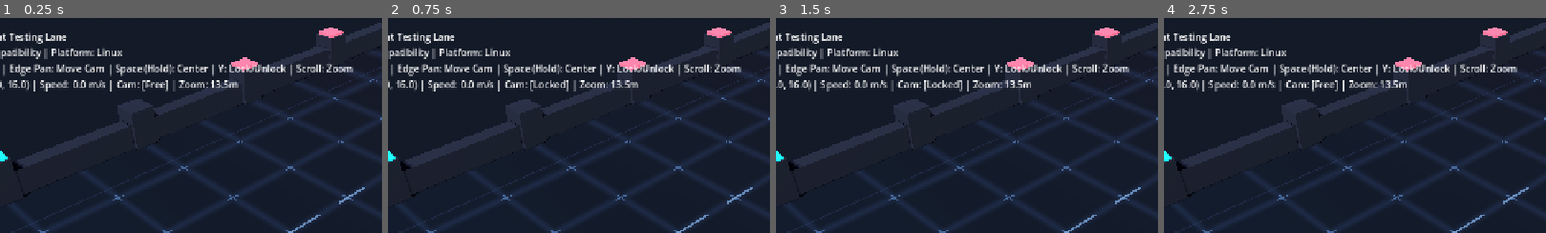
Above: before the commit, frames 1-4 (left to right).
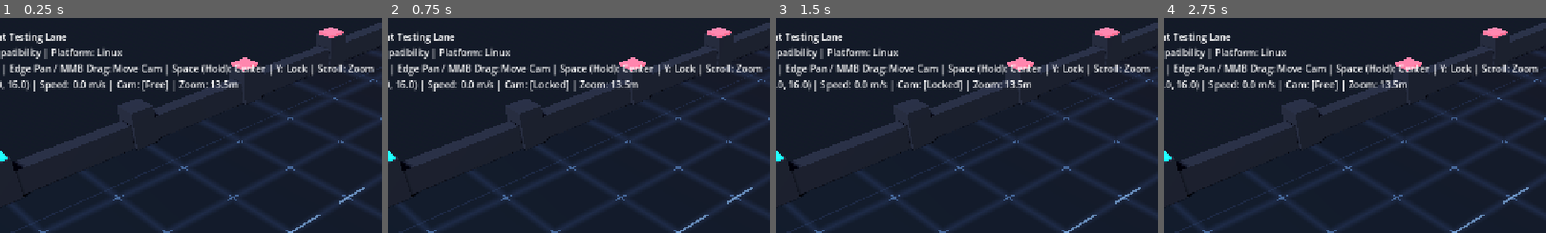
Above: after the commit, the same moments.

Repository: victorwilliames/game-x1
Game: Godot game, scene res://scenes/main.tscn
Two runs of this game, one before a commit and one after it. Both use one fixed random seed, a clock stepped at 60 frames per second and the inputs below.
Inputs (mouse positions are % of the whole screen's width and height, from its top left):
- Up to frame 1 (0.25 s): no input
- Up to frame 2 (0.75 s): tap Enter at 0.5 s; move the mouse to (72, 45) at 0.52 s; tap Y at 0.6 s; click (72, 45) at 0.67 s
- Up to frame 3 (1.5 s): tap Space at 0.77, 0.8, 1.07 s; drag from (30, 55) to (45, 70) at 1.27 s
- Up to frame 4 (2.75 s): tap Space at 2, 2.3 s; move the mouse to (60, 28) at 2.02 s; tap Y at 2.1 s; click (60, 28) at 2.17 s
The pictures show only the part of the screen within x 12-62%, y 0-50%; the shares and areas given below are measured in that part.

The runs differ from the first frame. In frame 1, 2.3% of the frame differs, in the area x 13-98%, y 21-28%; in frame 2, 2.3%; in frame 3, 2.3%; in frame 4, 2.3%.

Commit message:
feat: enhance windowed browser UX with responsive edge scroll, MMB drag pan, and page scroll prevention

Diff:
--- a/scenes/main.gd
+++ b/scenes/main.gd
@@ -35,17 +35,49 @@
 	if not is_headless:
 		var renderer_name = ProjectSettings.get_setting("rendering/renderer/rendering_method", "unknown")
 		info_label.text = "game-x1 | Combat Testing Lane\nRenderer: %s | Platform: %s" % [renderer_name, OS.get_name()]
-		help_label.text = "Right Click: Move | Edge Pan: Move Cam | Space (Hold): Center | Y: Lock/Unlock | Scroll: Zoom"
+		help_label.text = "Right Click: Move | Edge Pan / MMB Drag: Move Cam | Space (Hold): Center | Y: Lock | Scroll: Zoom"
 		if target_marker:
 			target_marker.visible = false
 
+		# Web-specific integration for windowed browser play (prevents space & wheel from scrolling webpage)
+		if OS.has_feature("web"):
+			_install_web_scroll_preventer()
+
 	print("[game-x1] Main scene ready. Platform: %s, Headless: %s" % [OS.get_name(), str(is_headless)])
+
+func _install_web_scroll_preventer() -> void:
+	if not OS.has_feature("web"):
+		return
+	var js_code = """
+	(function() {
+		if (window._godot_web_scroll_guard) return;
+		window._godot_web_scroll_guard = true;
+		function isCanvasTarget(e) {
+			var canvas = document.getElementById('canvas');
+			return canvas && (e.target === canvas || canvas.contains(e.target));
+		}
+		window.addEventListener('keydown', function(e) {
+			if (e.code === 'Space' || e.keyCode === 32) {
+				var canvas = document.getElementById('canvas');
+				if (document.activeElement === canvas || document.activeElement === document.body || isCanvasTarget(e)) {
+					e.preventDefault();
+				}
+			}
+		}, { passive: false });
+		window.addEventListener('wheel', function(e) {
+			if (isCanvasTarget(e)) {
+				e.preventDefault();
+			}
+		}, { passive: false });
+	})();
+	"""
+	JavaScriptBridge.eval(js_code)
 
 func _unhandled_input(event: InputEvent) -> void:
 	if is_headless or not hero:
 		return
 
-	# 1. Camera controller handles Space, Y and Scroll Wheel
+	# 1. Camera controller handles Space, Y, MMB Drag and Scroll Wheel
 	if camera_controller and camera_controller.handle_input(event):
 		return
 
@@ -65,7 +97,7 @@
 		return
 	var active_cam = camera_controller.camera
 
-	# Physics raycast against actual arena ground collider
+	# Physics raycast against actual arena ground collider (Issue #2 fix)
 	var space_state = get_world_3d().direct_space_state
 	var ray_origin = active_cam.project_ray_origin(screen_pos)
 	var ray_dir = active_cam.project_ray_normal(screen_pos)
--- a/scenes/moba_camera.gd
+++ b/scenes/moba_camera.gd
@@ -9,7 +9,7 @@
 @export var target: Node3D
 @export var current_mode: Mode = Mode.FREE
 
-# Framing parameters
+# Framing parameters (League of Legends style isometric angle)
 @export var camera_pitch_deg: float = 38.0
 @export var camera_yaw_deg: float = 45.0
 @export var camera_fov: float = 40.0
@@ -21,10 +21,17 @@
 @export var zoom_step: float = 1.5
 @export var zoom_lerp_speed: float = 10.0
 
-# Edge panning settings
+# Edge panning settings (responsive for windowed browser mode)
 @export var edge_scroll_enabled: bool = true
-@export var edge_margin_px: float = 24.0
-@export var pan_speed: float = 18.0
+@export var edge_margin_ratio_x: float = 0.05 # 5% of viewport width
+@export var edge_margin_ratio_y: float = 0.07 # 7% of viewport height (more generous vertically)
+@export var edge_margin_min_px: float = 36.0
+@export var edge_margin_max_px: float = 80.0
+@export var pan_speed: float = 20.0
+
+# Middle Mouse Button Drag (alternative MOBA camera navigation)
+@export var mmb_drag_enabled: bool = true
+@export var mmb_drag_sensitivity: float = 1.0
 
 # Smooth follow speed
 @export var follow_speed: float = 7.0
@@ -40,6 +47,7 @@
 var current_distance: float = 13.5
 var target_distance: float = 13.5
 var is_space_held: bool = false
+var is_mmb_dragging: bool = false
 var is_headless: bool = false
 
 # Normalized direction from pivot to camera
@@ -97,7 +105,7 @@
 func handle_input(event: InputEvent) -> bool:
 	var handled = false
 
-	# Key inputs: Space (Hold to follow) and Y (Toggle Lock)
+	# 1. Key inputs: Space (Hold to follow) and Y (Toggle Lock)
 	if event is InputEventKey and not event.echo:
 		if event.keycode == KEY_SPACE:
 			is_space_held = event.pressed
@@ -107,14 +115,27 @@
 			toggle_lock()
 			handled = true
 
-	# Mouse wheel for smooth zoom
-	elif event is InputEventMouseButton and event.pressed:
-		if event.button_index == MOUSE_BUTTON_WHEEL_UP:
-			zoom_in()
+	# 2. Mouse buttons: MMB drag & Scroll zoom
+	elif event is InputEventMouseButton:
+		if event.button_index == MOUSE_BUTTON_MIDDLE:
+			is_mmb_dragging = event.pressed
+			emit_signal("camera_mode_changed", current_mode, get_mode_name())
 			handled = true
-		elif event.button_index == MOUSE_BUTTON_WHEEL_DOWN:
-			zoom_out()
-			handled = true
+		elif event.pressed:
+			if event.button_index == MOUSE_BUTTON_WHEEL_UP:
+				zoom_in()
+				handled = true
+			elif event.button_index == MOUSE_BUTTON_WHEEL_DOWN:
+				zoom_out()
+				handled = true
+
+	# 3. Mouse motion for MMB drag pan (alternative MOBA navigation without pointer lock)
+	elif event is InputEventMouseMotion and is_mmb_dragging and mmb_drag_enabled:
+		var drag_scale = (current_distance / 600.0) * mmb_drag_sensitivity
+		var drag_world = (-cam_screen_right * event.relative.x + cam_screen_fwd * event.relative.y) * drag_scale
+		global_position += drag_world
+		_clamp_pivot_position()
+		handled = true
 
 	return handled
 
@@ -140,6 +161,8 @@
 	return is_space_held or current_mode == Mode.LOCKED
 
 func get_mode_name() -> String:
+	if is_mmb_dragging:
+		return "Panning (MMB)"
 	if is_space_held:
 		return "Free (Space Centering)" if current_mode == Mode.FREE else "Locked"
 	return "Locked" if current_mode == Mode.LOCKED else "Free"
@@ -164,21 +187,27 @@
 		emit_signal("zoom_changed", current_distance)
 
 func _update_position(delta: float) -> void:
-	# Priority 1: Follow target if locked or Space is held
+	# Priority 1: MMB Drag has manual control
+	if is_mmb_dragging:
+		return
+
+	# Priority 2: Follow target if locked or Space is held
 	if is_following_hero() and target:
 		var target_pos = target.global_position
 		target_pos.y = 0.0
-		# Faster snap if space is freshly pressed, smooth otherwise
 		var speed = follow_speed * (1.5 if is_space_held else 1.0)
 		global_position = global_position.lerp(target_pos, delta * speed)
 		_clamp_pivot_position()
 		return
 
-	# Priority 2: Edge pan in Free mode
+	# Priority 3: Edge pan in Free mode
 	if current_mode == Mode.FREE and edge_scroll_enabled:
 		_process_edge_pan(delta)
 
 func _process_edge_pan(delta: float) -> void:
+	if is_headless:
+		return
+
 	var vp = get_viewport()
 	if not vp:
 		return
@@ -186,25 +215,30 @@
 	var vp_rect = vp.get_visible_rect()
 	var mouse_pos = vp.get_mouse_position()
 
-	# Safety check: cursor must be inside game window / canvas
+	# Safety check: cursor must be inside the game window / canvas
 	if not vp_rect.has_point(mouse_pos):
 		return
 
-	var pan_dir = Vector2.ZERO
-	if mouse_pos.x <= edge_margin_px:
-		pan_dir.x -= 1.0
-	elif mouse_pos.x >= vp_rect.size.x - edge_margin_px:
-		pan_dir.x += 1.0
-
-	if mouse_pos.y <= edge_margin_px:
-		pan_dir.y += 1.0 # Screen up
-	elif mouse_pos.y >= vp_rect.size.y - edge_margin_px:
-		pan_dir.y -= 1.0 # Screen down
-
-	if pan_dir != Vector2.ZERO:
-		pan_dir = pan_dir.normalized()
-		var move_vector = (cam_screen_right * pan_dir.x) + (cam_screen_fwd * pan_dir.y)
-		global_position += move_vector * pan_speed * delta
+	# Responsive margins tailored for browser windowed mode (prevents cursor from exiting canvas)
+	var margin_x = clamp(vp_rect.size.x * edge_margin_ratio_x, edge_margin_min_px, edge_margin_max_px)
+	var margin_y = clamp(vp_rect.size.y * edge_margin_ratio_y, edge_margin_min_px, edge_margin_max_px)
+
+	var pan_factor_x: float = 0.0
+	if mouse_pos.x < margin_x:
+		pan_factor_x = -clamp((margin_x - mouse_pos.x) / margin_x, 0.0, 1.0)
+	elif mouse_pos.x > vp_rect.size.x - margin_x:
+		pan_factor_x = clamp((mouse_pos.x - (vp_rect.size.x - margin_x)) / margin_x, 0.0, 1.0)
+
+	var pan_factor_y: float = 0.0
+	if mouse_pos.y < margin_y:
+		pan_factor_y = clamp((margin_y - mouse_pos.y) / margin_y, 0.0, 1.0) # Up on screen
+	elif mouse_pos.y > vp_rect.size.y - margin_y:
+		pan_factor_y = -clamp((mouse_pos.y - (vp_rect.size.y - margin_y)) / margin_y, 0.0, 1.0) # Down on screen
+
+	if pan_factor_x != 0.0 or pan_factor_y != 0.0:
+		var move_vector = (cam_screen_right * pan_factor_x) + (cam_screen_fwd * pan_factor_y)
+		var speed_mult = move_vector.length()
+		global_position += move_vector.normalized() * (pan_speed * speed_mult) * delta
 		_clamp_pivot_position()
 
 func _clamp_pivot_position() -> void:
--- a/scripts/test_camera.gd
+++ b/scripts/test_camera.gd
@@ -127,5 +127,53 @@
 		quit(1)
 		return
 
-	print("[test_camera] SUCCESS: All camera controller checks passed cleanly!")
+	# Reset mode to FREE
+	cam.set_mode(MobaCamera.Mode.FREE)
+
+	# 7. Middle Mouse Button (MMB) Drag Navigation
+	print("[test_camera] Check 7: Middle Mouse Drag (MMB) panning...")
+	cam.global_position = Vector3(0, 0, 0)
+	var mmb_press = InputEventMouseButton.new()
+	mmb_press.button_index = MOUSE_BUTTON_MIDDLE
+	mmb_press.pressed = true
+	var handled_mmb = cam.handle_input(mmb_press)
+	if not handled_mmb or not cam.is_mmb_dragging:
+		printerr("[test_camera] FAILED: MMB press did not start drag")
+		quit(1)
+		return
+
+	if cam.get_mode_name() != "Panning (MMB)":
+		printerr("[test_camera] FAILED: Expected mode name 'Panning (MMB)', got '%s'" % cam.get_mode_name())
+		quit(1)
+		return
+
+	var mouse_motion = InputEventMouseMotion.new()
+	mouse_motion.relative = Vector2(80.0, -40.0)
+	var handled_motion = cam.handle_input(mouse_motion)
+	if not handled_motion or cam.global_position == Vector3.ZERO:
+		printerr("[test_camera] FAILED: Mouse motion during MMB drag did not move camera pivot")
+		quit(1)
+		return
+
+	var mmb_release = InputEventMouseButton.new()
+	mmb_release.button_index = MOUSE_BUTTON_MIDDLE
+	mmb_release.pressed = false
+	cam.handle_input(mmb_release)
+	if cam.is_mmb_dragging:
+		printerr("[test_camera] FAILED: MMB release did not stop drag")
+		quit(1)
+		return
+
+	# 8. Responsive Edge Margins
+	print("[test_camera] Check 8: Responsive edge margin bounds...")
+	var test_vp_width = 1280.0
+	var test_vp_height = 720.0
+	var calc_margin_x = clamp(test_vp_width * cam.edge_margin_ratio_x, cam.edge_margin_min_px, cam.edge_margin_max_px)
+	var calc_margin_y = clamp(test_vp_height * cam.edge_margin_ratio_y, cam.edge_margin_min_px, cam.edge_margin_max_px)
+	if calc_margin_x < 36.0 or calc_margin_y < 36.0:
+		printerr("[test_camera] FAILED: Responsive margins too narrow for windowed mode: (%f, %f)" % [calc_margin_x, calc_margin_y])
+		quit(1)
+		return
+
+	print("[test_camera] SUCCESS: All 8 camera controller checks passed cleanly!")
 	quit(0)
Not shown, changed: export_presets.cfg
Not shown, changed: HANDOFF.md
Not shown, changed: PROGRESS.md
